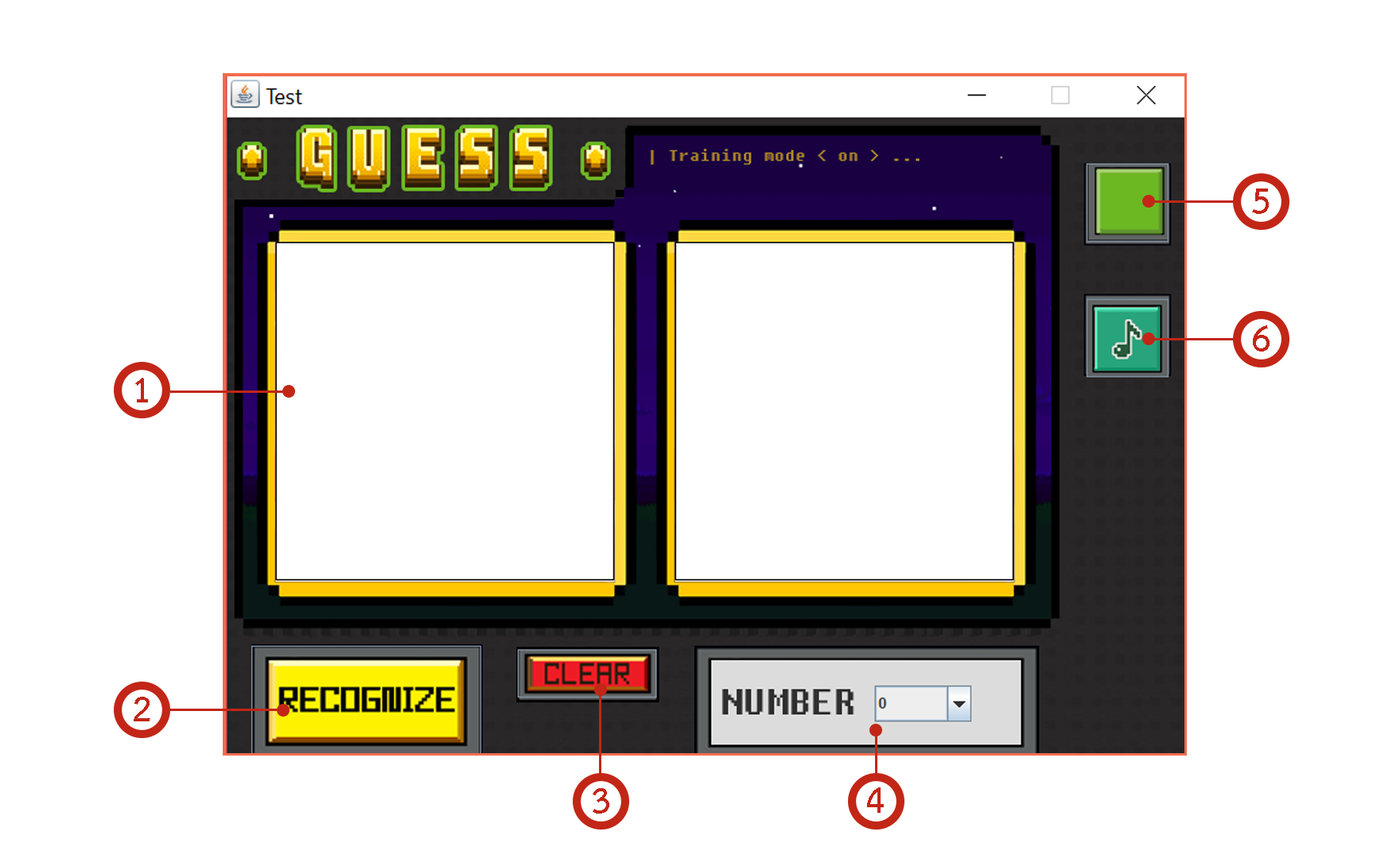
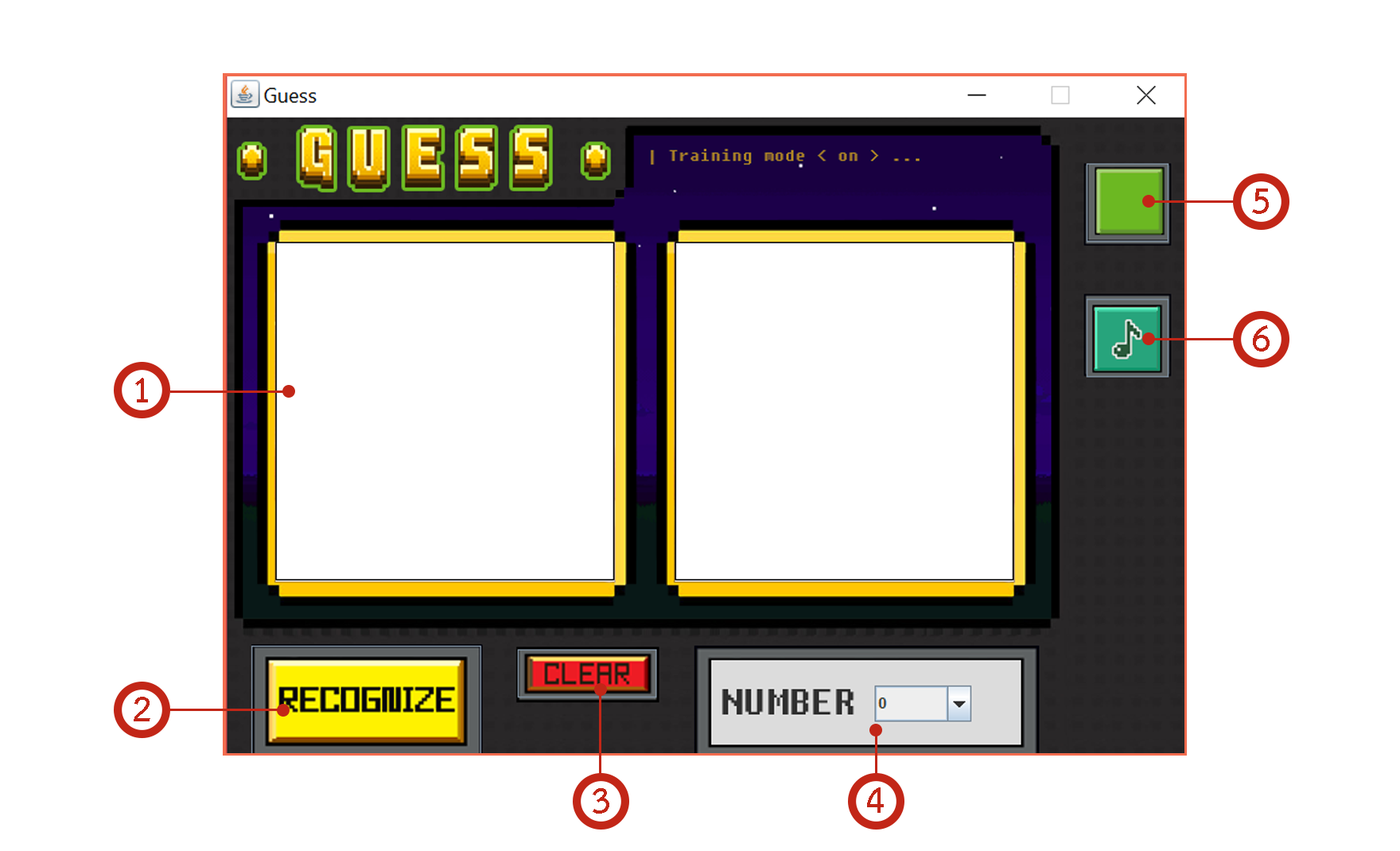
Layer changes from the first 1400px x 851px image to the second:
added layer "Layer 3" above "Layer 2" over [263,87,318,105]
